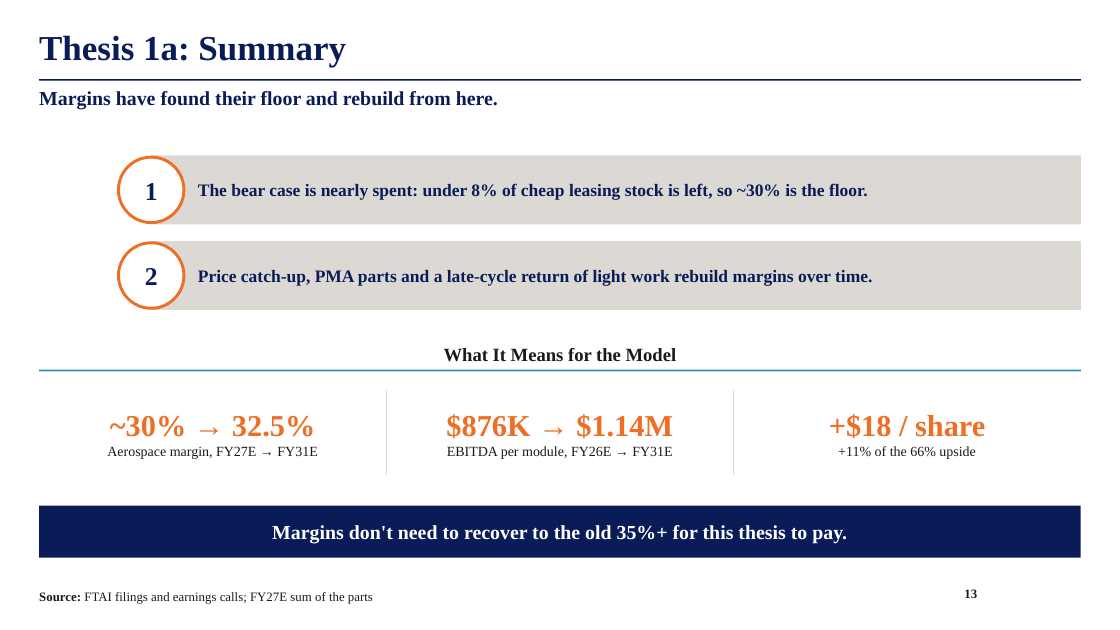
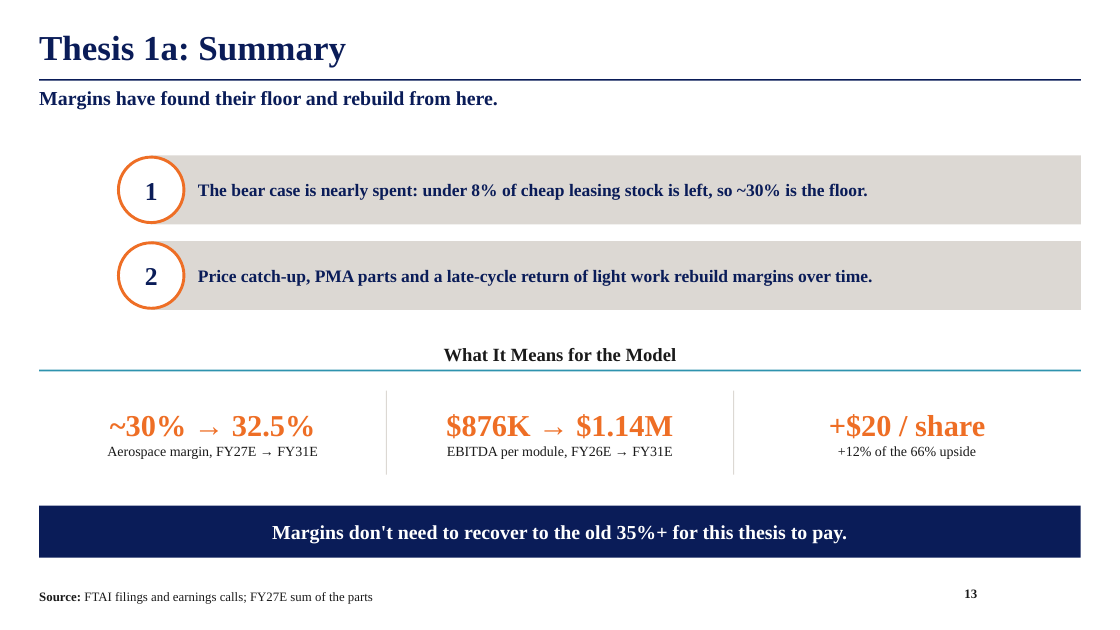
Before and after one commit to maxlsmls-dot/SPOT, a slide deck: slide 13 of deck/FTAI_Long_Pitch.pptx. Drawn at 1120x630 pixels with LibreOffice and Linux fonts; fonts in the diff are those of the drawing; background and template pictures are left out. Boxes give left, top, right and bottom in pixels: in the first picture for what was removed or moved away, otherwise in the second. Text is boxed around its words. In the diff, an @@ line names an element or a change of style, - is before the commit and + after.

```diff
--- a/deck/FTAI_Long_Pitch.pptx
+++ b/deck/FTAI_Long_Pitch.pptx
@@ text at [829,414,985,459]: text changed @@
-+$18 / share
-+11% of the 66% upside
++$20 / share
++12% of the 66% upside
```
Also in this commit, not shown: 5 other slides changed, 2 other files.
